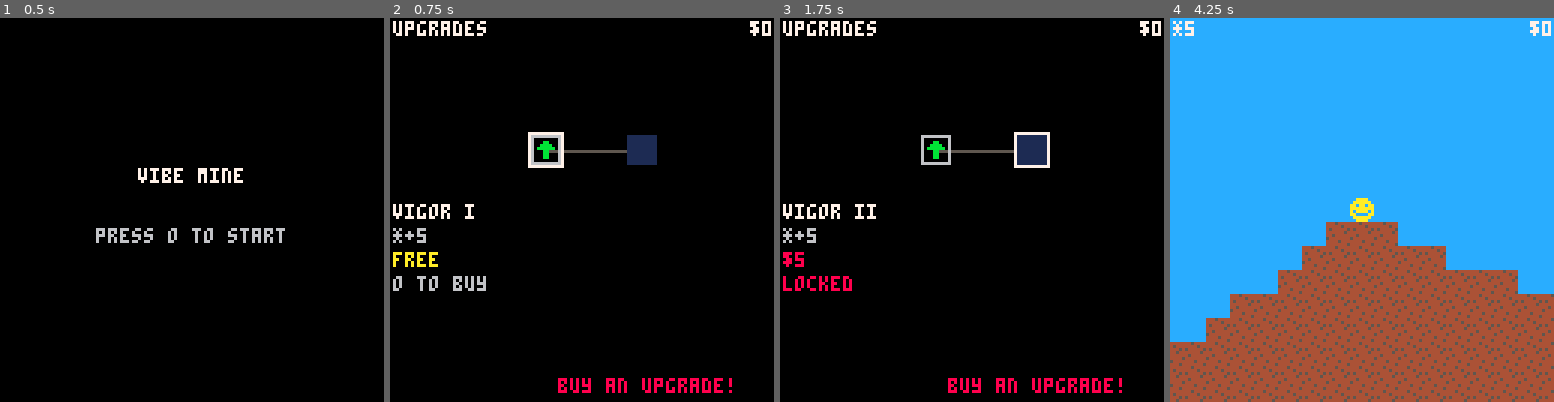
Above: before the commit, frames 1-4 (left to right).
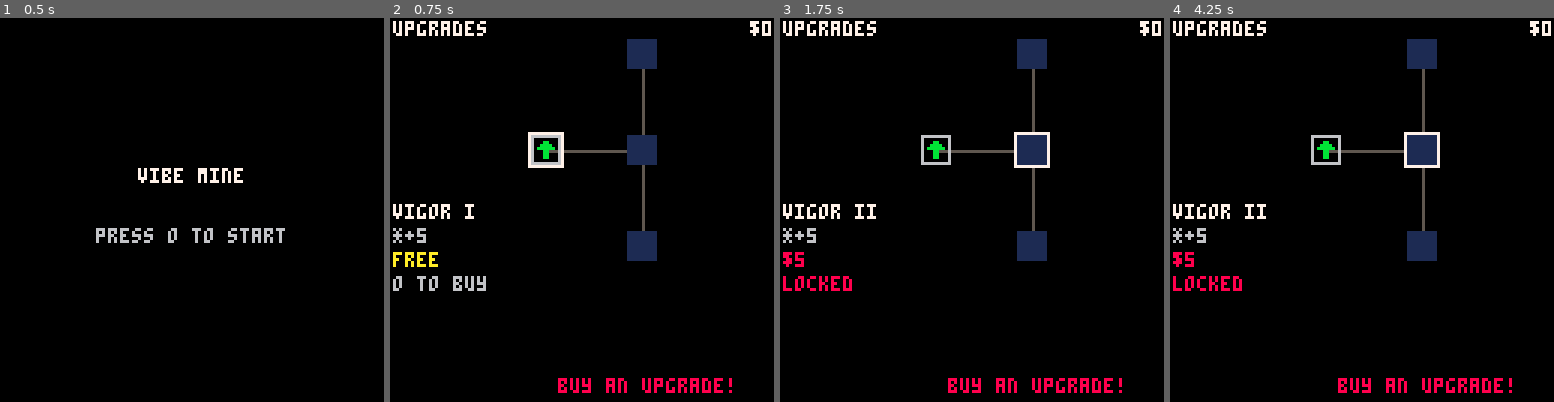
Above: after the commit, the same moments.

Repository: Bcribb/vibe-mine-pico
Game: PICO-8 cartridge vibe_mine.p8
Same seed, same stepped clock (60 frames per second), same inputs: the game is played once before the commit and once after it.
Inputs:
- Up to frame 1 (0.5 s): tap X (X key) at 0.33 s
- Up to frame 2 (0.75 s): tap O (Z key) at 0.7 s
- Up to frame 3 (1.75 s): tap X (X key) at 1.07 s; hold Right from 1.6 s (still down); tap O (Z key) at 1.7 s
- Up to frame 4 (4.25 s): tap X (X key) at 1.85, 2.97, 4.08 s; release Right at 2.1 s; tap O (Z key) every 0.4 s from 2.1 to 4.1 s; hold Up 2.15-2.42 s; hold Right 2.47-3.03 s; hold Left 3.08-3.58 s; hold Down 3.63-3.97 s; hold Right from 4.02 s (still down)

Frame 1 is identical in both runs. In frame 2, 1.5% of the frame differs, in the area x 61-70%, y 5-64%; in frame 3, 1.5%; in frame 4, 100%, in the area x 0-100%, y 0-100%.

Commit message:
VIBIN: add vigor iii and prospector upgrades branching from vigor ii
Co-authored-by: Cursor <cursoragent@cursor.com>

Diff:
--- a/src/constants/upgrades.lua
+++ b/src/constants/upgrades.lua
@@ -2,5 +2,7 @@
 -- adj = connected node ids (cardinal nav)
 upgrades={
  {id=1,name="vigor i",desc="*+5",cost=0,stat="stamina",val=5,gx=0,gy=0,adj={2}},
- {id=2,name="vigor ii",desc="*+5",cost=5,stat="stamina",val=5,gx=1,gy=0,adj={1}},
+ {id=2,name="vigor ii",desc="*+5",cost=5,stat="stamina",val=5,gx=1,gy=0,adj={1,3,4}},
+ {id=3,name="vigor iii",desc="*+10",cost=10,stat="stamina",val=10,gx=1,gy=-1,adj={2}},
+ {id=4,name="prospector",desc="tiles+1",cost=10,stat="tile_value",val=1,gx=1,gy=1,adj={2}},
 }
--- a/src/scripts/player.lua
+++ b/src/scripts/player.lua
@@ -19,7 +19,7 @@
  local t=get_tile(tx,ty)
  if t!=t_air then
   set_tile(tx,ty,t_air)
-  local y=tile_yield[t] or 0
+  local y=(tile_yield[t] or 0)+calc_tile_bonus()
   if y>0 then add_coins(y) end
  end
 
--- a/src/scripts/upgrades.lua
+++ b/src/scripts/upgrades.lua
@@ -50,6 +50,16 @@
   end
  end
  return s
+end
+
+function calc_tile_bonus()
+ local b=0
+ for u in all(upgrades) do
+  if is_bought(u.id) and u.stat=="tile_value" then
+   b+=u.val
+  end
+ end
+ return b
 end
 
 -- navigation: find adjacent node in pressed direction
